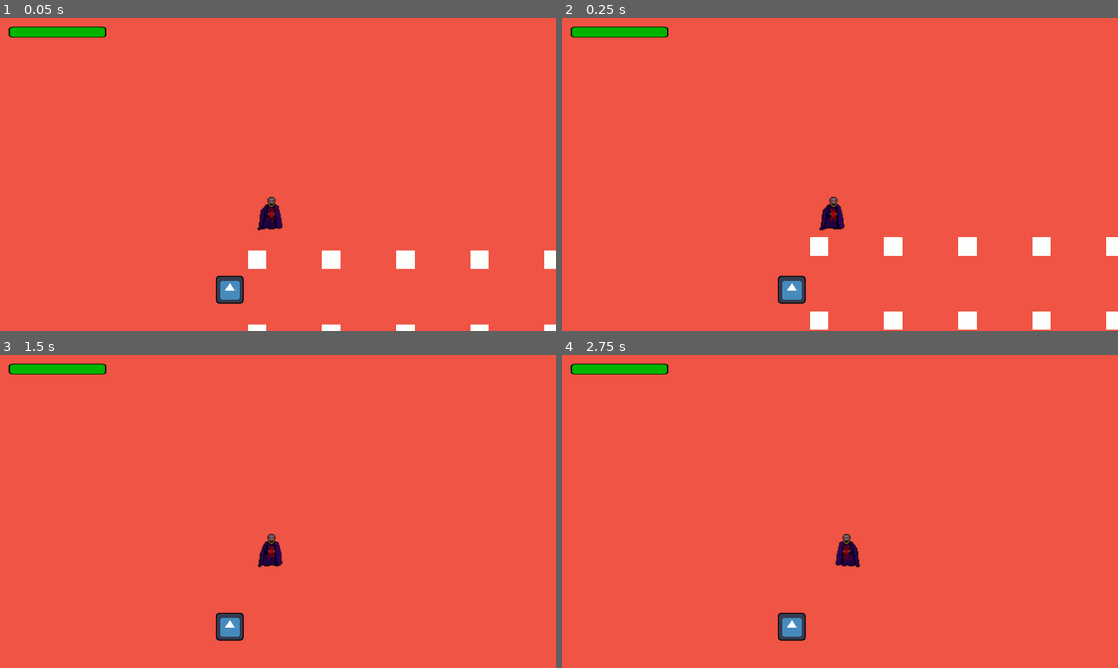
Above: before the commit, frames 1-4 (two rows, left to right).
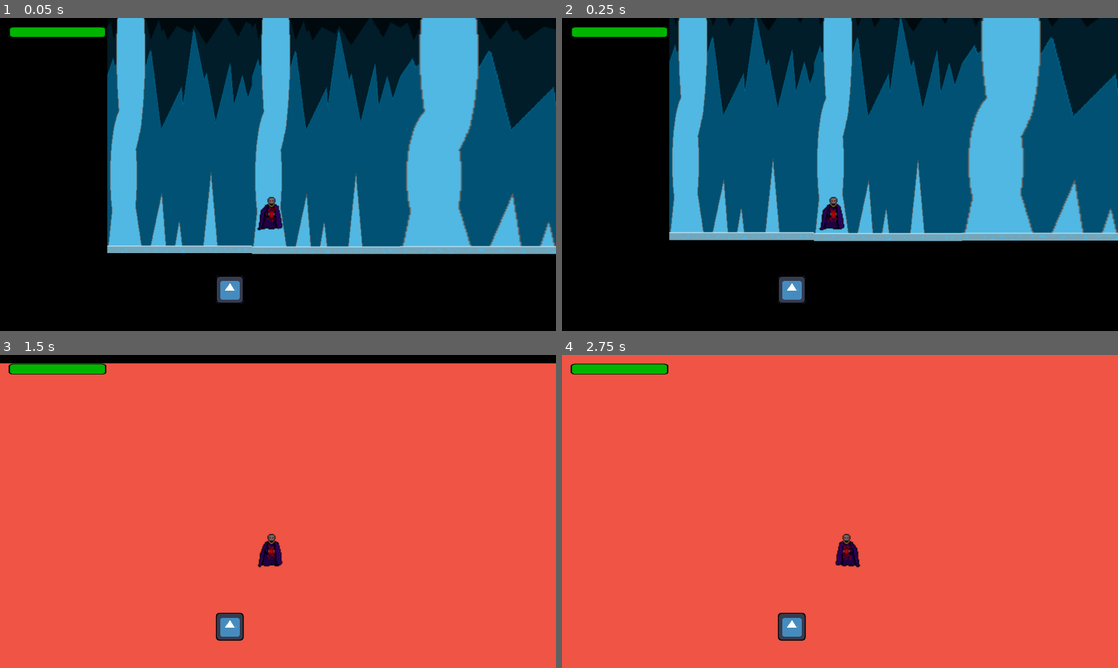
Above: after the commit, the same moments.

Repository: jsievert73/Final-Project-MSCH-220
Game: Godot game, scene res://icey scene.tscn
Two runs of this game, one before a commit and one after it. Both use one fixed random seed, a clock stepped at 60 frames per second and the inputs below. This scene is started directly instead of the project's main scene. The engine's default icon, where the game draws it, is replaced by a stand-in: a white triangle on a blue panel in a dark square.
Inputs (mouse positions are in pixels of both pictures, inside the frame that each line leads up to):
- Up to frame 1 (0.05 s): no input
- Up to frame 2 (0.25 s): no input
- Up to frame 3 (1.5 s): tap Enter at 0.5 s; move the mouse to (400, 495) at 0.52 s; hold Right (ui_right) from 0.53 s (still down); tap Up (ui_up) at 0.77 s; move the mouse to (166, 527) at 1.27 s
- Up to frame 4 (2.75 s): tap Up (ui_up) at 1.52 s; move the mouse to (895, 442) at 2.02 s; release Right (ui_right) at 2.03 s; hold Left (ui_left) from 2.03 s (still down)

The runs differ from the first frame. In frame 1, 99% of the frame differs, in the area x 0-100%, y 0-100%; in frame 2, 99%; in frame 3, 2.7%; in frame 4, nothing differs.

Commit message:
finished icey arts

Diff:
--- a/Godot/Scenes/Title Screen.tscn
+++ b/Godot/Scenes/Title Screen.tscn
@@ -141,6 +141,7 @@
 position = Vector2( 449.128, 243.954 )
 scale = Vector2( 3, 3 )
 frames = SubResource( 5 )
+frame = 1
 playing = true
 
 [node name="Label" type="Label" parent="Menu"]
--- a/Godot/icey scene.tscn
+++ b/Godot/icey scene.tscn
@@ -1,12 +1,19 @@
-
-[gd_scene load_steps=5 format=2]
+[gd_scene load_steps=8 format=2]
 
 [ext_resource path="res://Scenes/TileMap.tscn" type="PackedScene" id=1]
-[ext_resource path="res://Scene/Player.tscn" type="PackedScene" id=2]
+[ext_resource path="res://Assets/Ice Background.png" type="Texture" id=2]
 [ext_resource path="res://Scenes/Goal.tscn" type="PackedScene" id=3]
+[ext_resource path="res://Scene/Player.tscn" type="PackedScene" id=4]
 
 [sub_resource type="RectangleShape2D" id=1]
 extents = Vector2( 25.5005, 32.2808 )
+
+[sub_resource type="Gradient" id=2]
+offsets = PoolRealArray( 0.97006, 0.994012, 1 )
+colors = PoolColorArray( 0, 0, 0, 1, 0.628743, 0.628743, 0.628743, 1, 1, 1, 1, 1 )
+
+[sub_resource type="GradientTexture" id=3]
+gradient = SubResource( 2 )
 
 [node name="StaticBody2D" type="StaticBody2D"]
 
@@ -60,9 +67,39 @@
 position = Vector2( 28.7769, 794.953 )
 shape = SubResource( 1 )
 
-[node name="Player" parent="." instance=ExtResource( 2 )]
-position = Vector2( 52.0289, 707.038 )
+[node name="Sprite6" type="Sprite" parent="."]
+position = Vector2( 1580.83, 472.115 )
+scale = Vector2( 2.05985, 2048.13 )
+texture = SubResource( 3 )
+
+[node name="Sprite" type="Sprite" parent="."]
+position = Vector2( -115.067, 391.245 )
+scale = Vector2( 1, 1.49171 )
+texture = ExtResource( 2 )
+
+[node name="Sprite2" type="Sprite" parent="."]
+position = Vector2( 135.152, 392.752 )
+scale = Vector2( 1, 1.49171 )
+texture = ExtResource( 2 )
+
+[node name="Sprite3" type="Sprite" parent="."]
+position = Vector2( 526.362, 392.199 )
+scale = Vector2( 2.05985, 1.49171 )
+texture = ExtResource( 2 )
+
+[node name="Sprite4" type="Sprite" parent="."]
+position = Vector2( 1055.64, 392.199 )
+scale = Vector2( 2.05985, 1.49171 )
+texture = ExtResource( 2 )
+
+[node name="Sprite5" type="Sprite" parent="."]
+position = Vector2( 1580.83, 390.612 )
+scale = Vector2( 2.05985, 1.49171 )
+texture = ExtResource( 2 )
 
 [node name="Goal" parent="." instance=ExtResource( 3 )]
 position = Vector2( 1429.58, 717.872 )
 next_scene = "res://Scenes/Level5.tscn"
+
+[node name="Player" parent="." instance=ExtResource( 4 )]
+position = Vector2( 52.0289, 707.038 )
--- a/Godot/project.godot
+++ b/Godot/project.godot
@@ -27,7 +27,6 @@
 [editor_plugins]
 
 enabled=PoolStringArray( "vnen.tiled_importer" )
-
 ui_left={
 "deadzone": 0.5,
 "events": [ Object(InputEventKey,"resource_local_to_scene":false,"resource_name":"","device":0,"alt":false,"shift":false,"control":false,"meta":false,"command":false,"pressed":false,"scancode":16777231,"unicode":0,"echo":false,"script":null)
Not shown, changed: Godot/test2.tmx.import
